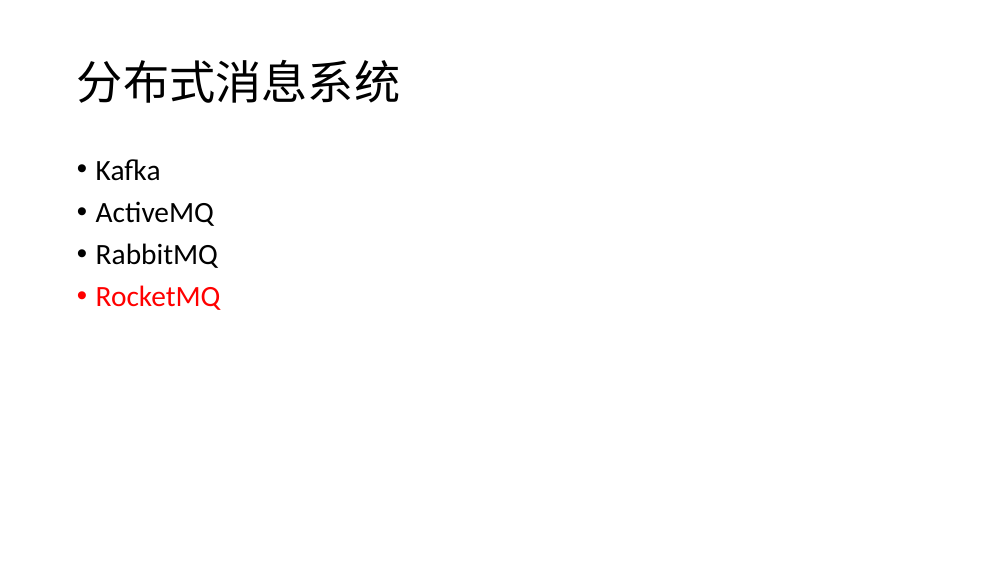
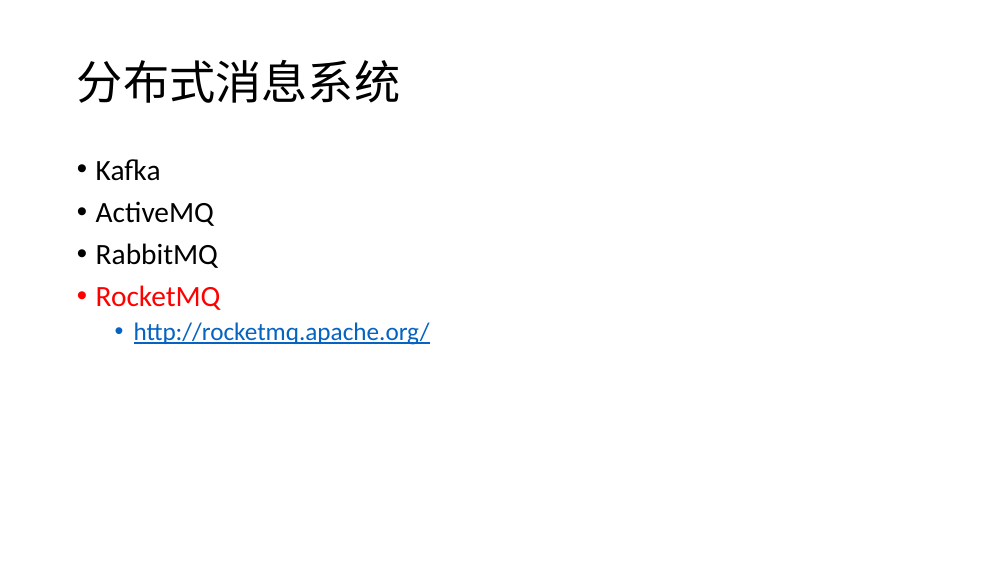
Before and after one commit to csliangdu/ExchangeAgg, a slide deck: slide 27 of doc/Coin.pptx (slide 3 before the commit). Drawn at 1008x567 pixels with LibreOffice and Linux fonts; fonts in the diff are those of the drawing. Boxes give left, top, right and bottom in pixels: in the first picture for what was removed or moved away, otherwise in the second. Text is boxed around its words. In the diff, an @@ line names an element or a change of style, - is before the commit and + after.

```diff
--- a/doc/Coin.pptx
+++ b/doc/Coin.pptx
@@ text at [134,322,430,345]: paragraph added @@
+  • http://rocketmq.apache.org/
```
Also in this commit, not shown: 3 other slides changed, 58 slides added, 1 slide removed.
